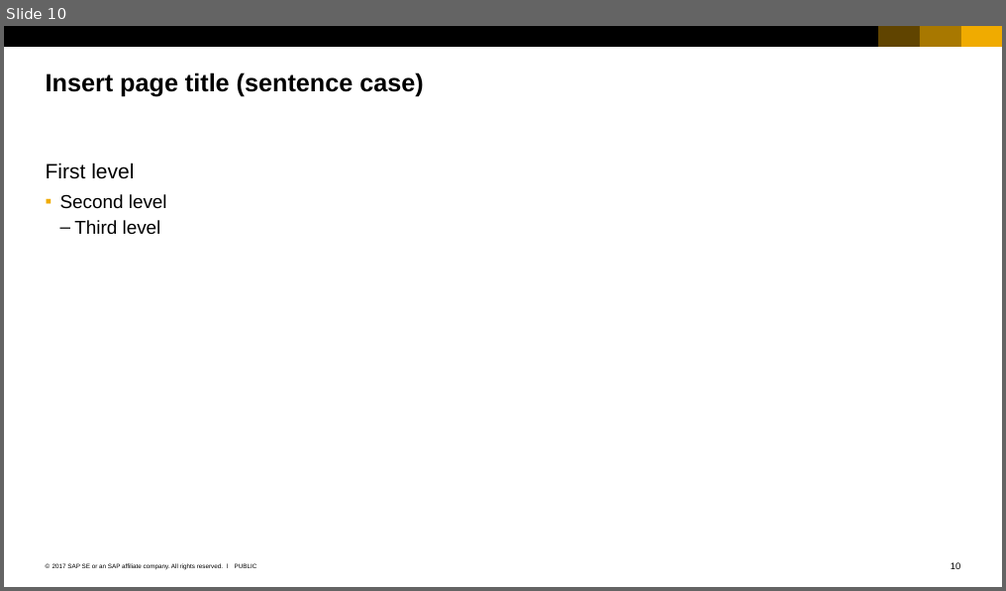
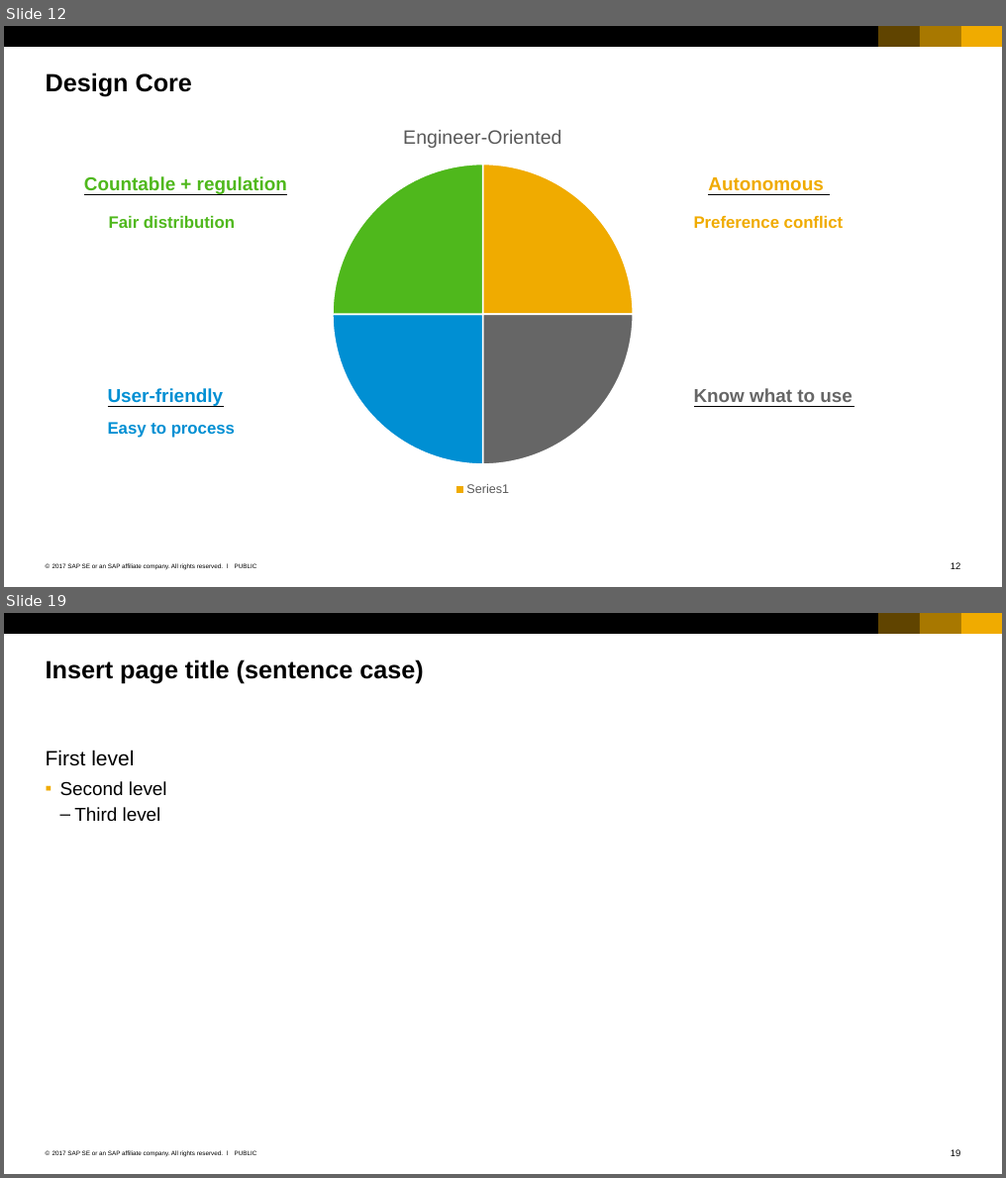
Before and after one commit to qianyilun/workload-calculator, a slide deck: SAP_2017_16x9_black_and_white.pptx. Shown one above the other, each under a label of ours: slide 10 before the commit, slides 12 and 19 after it; the slides between them are not shown. The pictures are 1006x591 and 1006x1178 pixels, drawn with LibreOffice and Linux fonts; fonts in the diff are those of the drawing. Boxes give left, top, right and bottom in pixels: in the first picture for what was removed or moved away, otherwise in the second. Text is boxed around its words. In the diff, an @@ line names an element or a change of style, - is before the commit and + after.

```diff
--- a/SAP_2017_16x9_black_and_white.pptx
+++ b/SAP_2017_16x9_black_and_white.pptx
@@ slide 12 added at <box>4,26,1002,587</box>, background #FFFFFF; not listed: 7 template elements that a slide beside it also shows @@
@@ title added at <box>46,73,192,97</box>, 24 pt, text #000000, bold @@
+Design Core
@@ pie chart added at <box>189,108,776,499</box> @@
+title "Engineer-Oriented"
+categories: , , , 
+Engineer-Oriented: 25, 25, 25, 25
@@ text added at <box>84,176,287,194</box>, 18 pt, text #4FB81C, bold @@
+Countable + regulation
@@ line added from (84, 195) to (287, 195), #000000 0.75 pt @@
@@ text added at <box>708,177,823,191</box>, 18 pt, text #F0AB00, bold @@
+Autonomous
@@ line added from (708, 195) to (830, 195), #000000 0.75 pt @@
@@ text added at <box>109,216,235,228</box>, 16 pt, text #4FB81C, bold @@
+Fair distribution
@@ text added at <box>694,216,843,228</box>, 16 pt, text #F0AB00, bold @@
+Preference conflict
@@ line added from (107, 407) to (224, 407), #000000 0.75 pt @@
@@ text added at <box>108,388,223,407</box>, 18 pt, text #008FD3, bold @@
+User-friendly
@@ text added at <box>694,388,852,407</box>, 18 pt, text #666666, bold @@
+Know what to use
@@ line added from (694, 407) to (853, 407), #000000 0.75 pt @@
@@ text added at <box>108,422,235,438</box>, 16 pt, text #008FD3, bold @@
+Easy to process
@@ what was slide 10 is now slide 19 @@
```
Also in this commit, not shown: 14 other slides added, 6 slides removed.
